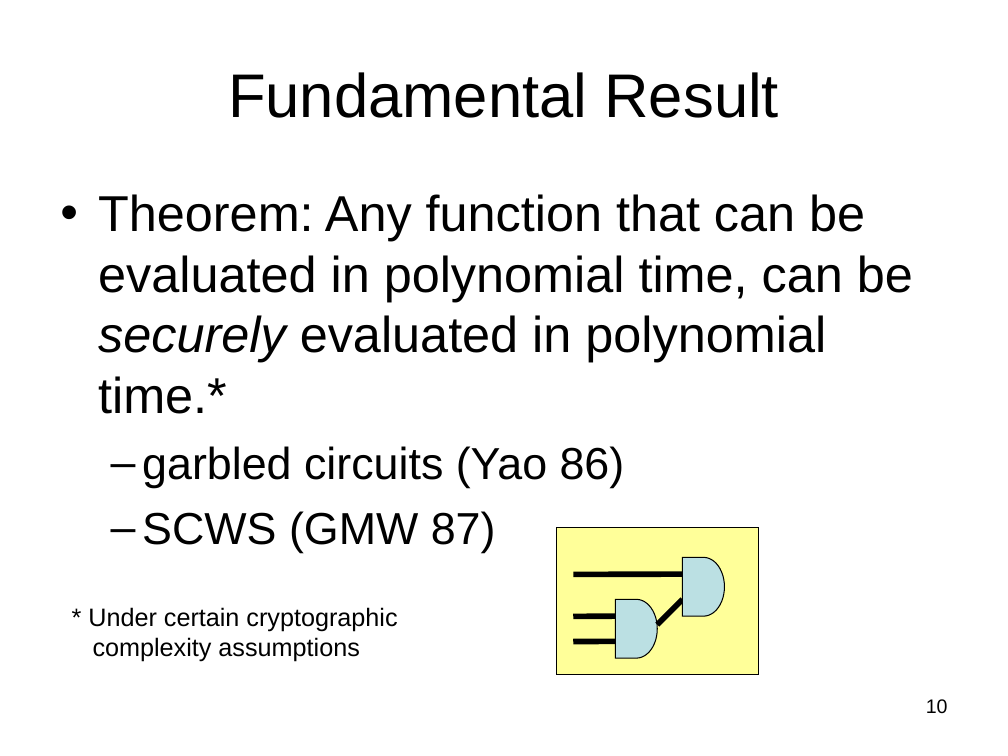
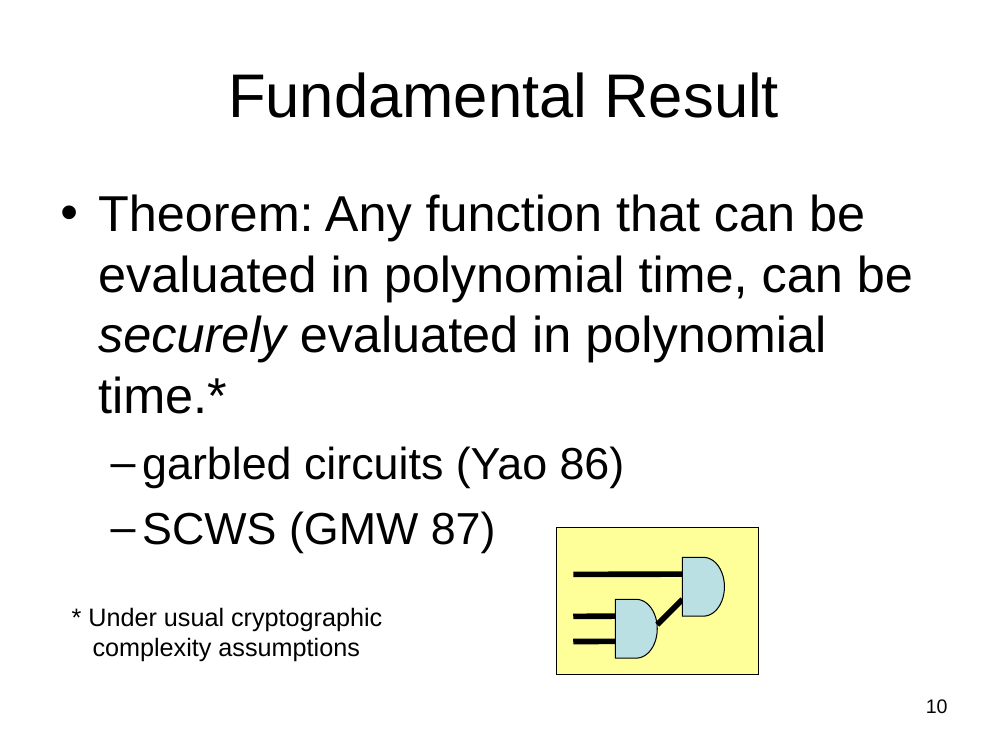
Before and after one commit to lpkruger/sfe-tools, a slide deck: slide 10 of prelim/Prelim-talk.ppt. Drawn at 1008x756 pixels with LibreOffice and Linux fonts; fonts in the diff are those of the drawing. Boxes give left, top, right and bottom in pixels: in the first picture for what was removed or moved away, otherwise in the second. Text is boxed around its words. In the diff, an @@ line names an element or a change of style, - is before the commit and + after.

```diff
--- a/prelim/Prelim-talk.ppt
+++ b/prelim/Prelim-talk.ppt
@@ text at [88,607,382,662]: text changed @@
-* Under certain cryptographic
-complexity assumptions
+* Under usual cryptographic
+complexity assumptions
```
Also in this commit, not shown: 13 other slides changed.
